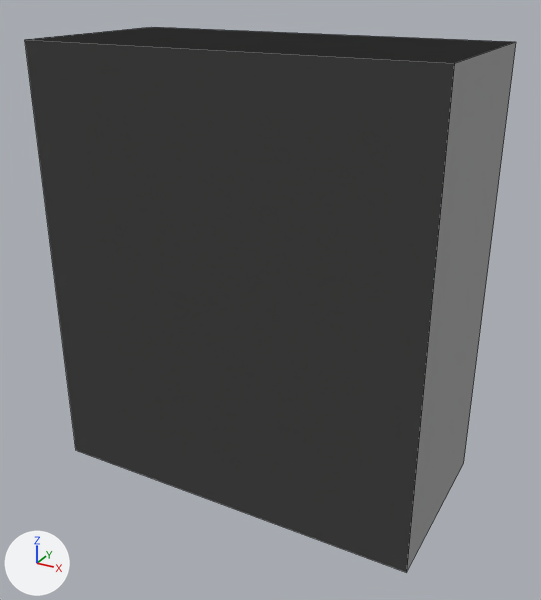
The Blender file Assets/Models/LD49Landscape.blend, before and after one commit.
The view is the same before and after, from a 50 mm lens placed at (0.092, -0.1653, 0.0923), pointed at (0.0028, -0.003, 0.0112). The axes (+X, +Y, +Z) are drawn at lower left. The lights are the same throughout. Mesh edges are drawn as thin lines. The same objects are shown in both versions, whatever each file hides.

The first picture shows 'Keypad'.
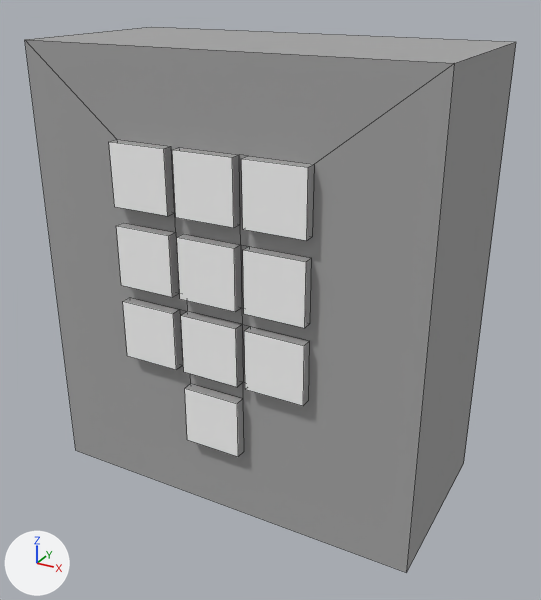
What changed in the scene script:
```text
Change me_cube_025:
    used by ob_keypad; location = (0.0, 0.0, 0.0); scale = (0.053, 0.0254, 0.0423)
    remove me_cube_025.from_pydata(...)  # 16 vertices, 8 faces; spans x -1.0..1.0, y -1.0..1.0, z -1.0..1.82
    add me_cube_025.from_pydata(...)  # 88 vertices, 70 faces; spans x -1.0..1.0, y -1.11..1.0, z -1.0..1.82
    me_cube_025 part 1: the loose piece of 4 vertices spanning x -1.0..1.0, y -1.0..1.0, z 1.82 is deleted
    me_cube_025 part 2
    3 vertices are removed from x -1.0..1.0, y -1.0, z -1.0..1.82
    2 faces are deleted
    1 vertex moves from x -1.0, y -1.0, z 1.82 to x -0.51, y -1.11, z 1.31
    39 vertices are added at x -0.51..0.18, y -1.11..-1.0, z -0.53..1.31
    40 new vertices lie (0.3, 0.0, 0.0) away from vertices in x -1.0..0.18, y -1.11..-1.0, z -0.53..1.82
    47 new faces join them, mat_metal (grey #a7a7a7)
    10 new faces join them, mat_highlight (white #fefefe)
    add me_cube_025.materials.append(mat_highlight)  # white #fefefe
```

Pixel boxes [x1, y1, x2, y2] of what changed, in the pictures (541 x 600 px):
part 1 of me_cube_025, deleted: before [25, 27, 515, 63]
part 2 of me_cube_025, built on: before [25, 40, 455, 573]
